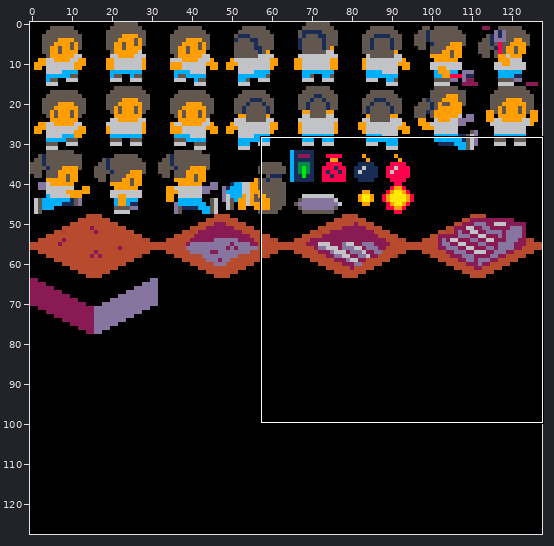
Edited in one commit: sprite sheet (p8csprite_player.png). The first picture is a wide view before the edit; the outline marks the close-up.
Close-up. Before:
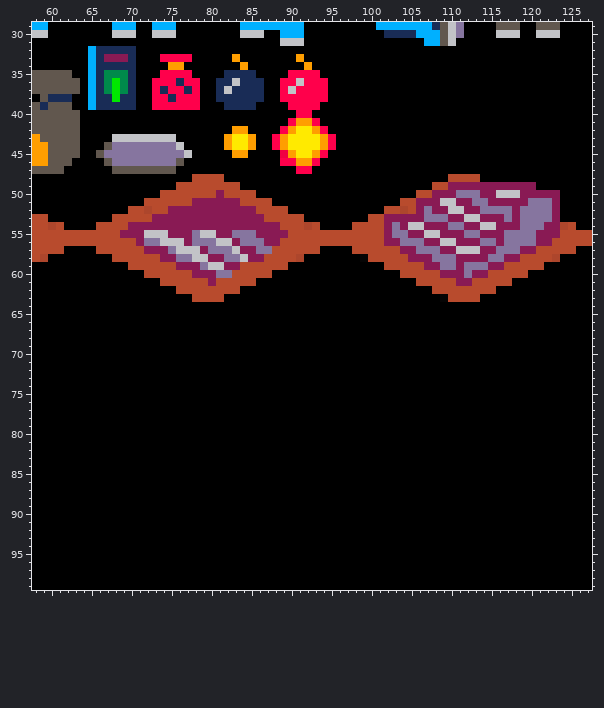
The file is 128x128 pixels. Colours within 5 levels of each other are drawn and written as one. Shown: x 58..127, y 29..99. The commit also changed other parts of the picture, which this record leaves out.
New version:
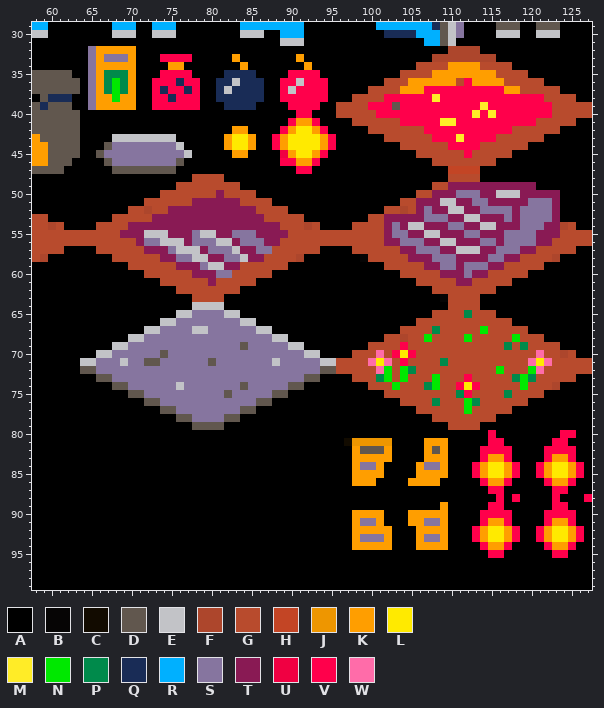
Palette (. is transparent): A #000000  B #060505  C #120b00  D #61574e  E #c2c3c7  F #ad462c  G #b84b2d  H #c34525  J #ee9600  K #ff9e00  L #ffea00  M #ffec27  N #00e800  P #008a4b  Q #192c56  R #00b0ff  S #86759f  T #891a54  U #f00042  V #ff004b  W #ff6ca9
The edit:
y 32: x 65..70 RQQQQQ -> SKKKKK; x 110..113 AAAA -> FFFF
y 33: x 65..70 RQTTTQ -> SKSSSK; x 108..115 AAAAAAAA -> FFFFFFFF
y 34: x 65..70 RQQQQQ -> SKKKKK; x 106..117 AAAAAAAAAAAA -> GGGGKKKKGGGG
y 35: x 65..66 RQ -> SK; x 70 Q -> K; x 104..119 AAAAAAAAAAAAAAAA -> GGGGKKKKKKKKGGGG
y 36: x 65..66 RQ -> SK; x 70 Q -> K; x 102..121 AAAAAAAAAAAAAAAAAAAA -> GGGKKKKKKGVKKKKGGGGG
y 37: x 65..66 RQ -> SK; x 70 Q -> K; x 100..123 AAAAAAAAAAAAAAAAAAAAAAAA -> GGGGKKKVVVVVVVVVVKKGGGGG
y 38: x 65..67 RQQ -> SKK; x 69..70 QQ -> KK; x 98..125 AAAAAAAAAAAAAAAAAAAAAAAAAAAA -> GGGGVVVVVVMVVVVVVVVVVVVVGGGG
y 39: x 65..70 RQQQQQ -> SKKKKK; x 96..127 AAAAAAAAAAAAAAAAAAAAAAAAAAAAAAAA -> GGGGVVVDVVVVVVVVVVMVVVVVVVVGGGGG
y 40: x 96..127 AAAAAAAAAAAAAAAAAAAAAAAAAAAAAAAA -> GGGGGVVVVVVVVVVVVMVMVVVVVVVGGGGG
y 41: x 98..125 AAAAAAAAAAAAAAAAAAAAAAAAAAAA -> GGGGGGVVVVVMMVVVVVVVVVVGGGGG
y 42: x 100..123 AAAAAAAAAAAAAAAAAAAAAAAA -> GGGGGGGVVVVVVVVVVVGGGGGG
y 43: x 102..121 AAAAAAAAAAAAAAAAAAAA -> GGGGGGVVVMVVVVGGGGGG
y 44: x 104..119 AAAAAAAAAAAAAAAA -> GGGGGGVVVVGGGGGG
y 45: x 106..117 AAAAAAAAAAAA -> GGGGGGVGGGGG
y 46: x 108..115 AAAAAAAA -> GGGGGGGG
y 47: x 110..113 AAAA -> HHHH
y 64: x 78..81 AAAA -> EEEE; x 110..113 AAAA -> GGGG
y 65: x 76..83 AAAAAAAA -> EESSSSEE; x 108..115 AAAAAAAA -> GGGGPGGG
y 66: x 74..85 AAAAAAAAAAAA -> EESSSSSSSSEE; x 106..117 AAAAAAAAAAAA -> GGGGGGGGGGGG
y 67: x 72..87 AAAAAAAAAAAAAAAA -> EESSSSEESSSSSSEE; x 104..119 AAAAAAAAAAAAAAAA -> GGGGPGGGGGNGGGGG
y 68: x 70..89 AAAAAAAAAAAAAAAAAAAA -> EESSSSSSSSSSSSSSSSEE; x 102..121 AAAAAAAAAAAAAAAAAAAA -> GGFGGNGGGGNGGGGGNGGG
y 69: x 68..91 AAAAAAAAAAAAAAAAAAAAAAAA -> EESSSSSSSSSSSSSSDSSSSSEE; x 100..123 AAAAAAAAAAAAAAAAAAAAAAAA -> GGGGVGGGGGGGGGGGGPGPGGGG
y 70: x 66..93 AAAAAAAAAAAAAAAAAAAAAAAAAAAA -> EESSSSSSDSSSSSSSSSSSSSSSSSEE; x 98..125 AAAAAAAAAAAAAAAAAAAAAAAAAAAA -> GGGWGVLVGGGGGGGGGGGGGGGWGGFG
y 71: x 64..127 AAAAAAAAAAAAAAAAAAAAAAAAAAAAAAAAAAAAAAAAAAAAAAAAAAAAAAAAAAAAAAAA -> EESSSESSDDSSSSSSDSSSSSSSESSSSSEEGGGGWLWGVGGGGPGGGGGGGGGGWLWGGGGG
y 72: x 64..127 AAAAAAAAAAAAAAAAAAAAAAAAAAAAAAAAAAAAAAAAAAAAAAAAAAAAAAAAAAAAAAAA -> DDSSSSSSSSSSSSSSSSSSSSSSSSSSSSDDGGGGGWNGNPGGGGGGGGGGNGGGNWGGGGGG
y 73: x 66..93 AAAAAAAAAAAAAAAAAAAAAAAAAAAA -> DDSSSSSSSSSSSSSSSSSSSSSSSSDD; x 98..125 AAAAAAAAAAAAAAAAAAAAAAAAAAAA -> GGGPNGNGGGNGGGVGGGGGPNPGGGGG
y 74: x 68..91 AAAAAAAAAAAAAAAAAAAAAAAA -> DDSSSSSSESSSSSSSDSSSSSDD; x 100..123 AAAAAAAAAAAAAAAAAAAAAAAA -> GGGNGGGPNGGVLVGGGGGNGGGF
y 75: x 70..89 AAAAAAAAAAAAAAAAAAAA -> DDSSSSSSSSSSDSSSSSDD; x 102..121 AAAAAAAAAAAAAAAAAAAA -> GGGGGGGGGPVGGGGPGGGG
y 76: x 72..87 AAAAAAAAAAAAAAAA -> DDSSSSSSSSSSSSDD; x 104..119 AAAAAAAAAAAAAAAA -> GGGGPGGGNPGGGGGG
y 77: x 74..85 AAAAAAAAAAAA -> DDSSSSSSSSDD; x 106..117 AAAAAAAAAAAA -> GGGGGGNGGGGG
y 78: x 76..83 AAAAAAAA -> DDSSSSDD; x 108..115 AAAAAAAA -> GGGGGGGG
y 79: x 78..81 AAAA -> DDDD; x 110..113 AAAA -> GGGG
y 80: x 115 A -> V; x 124..125 AA -> VV
y 81: x 97..102 AAAAAA -> CJJJJJ; x 107..109 AAA -> KKK; x 115..116 AA -> VV; x 123..124 AA -> VV
y 82: x 98..102 AAAAA -> KDDDK; x 107..109 AAA -> KDK; x 114..117 AAAA -> VVVV; x 122..125 AAAA -> VVVV
y 83: x 98..102 AAAAA -> KKKKK; x 107..109 AAA -> KKK; x 114..117 AAAA -> VKKV; x 122..125 AAAA -> VKKV
y 84: x 98..101 AAAA -> KSSK; x 106..109 AAAA -> KSSK; x 113..118 AAAAAA -> VKLLKV; x 121..126 AAAAAA -> VKLLKV
y 85: x 98..101 AAAA -> KKKK; x 106..109 AAAA -> KKKK; x 113..118 AAAAAA -> VKLLKV; x 121..126 AAAAAA -> VKLLKV
y 86: x 98..100 AAA -> KKK; x 105..108 AAAA -> KKKK; x 114..117 AAAA -> VKKV; x 122..125 AAAA -> VKKV
y 87: x 115..116 AA -> VV; x 123..124 AA -> VV
y 88: x 116 A -> V; x 118 A -> V; x 123 A -> V; x 127 A -> V
y 89: x 109 A -> K; x 115..116 AA -> VV; x 123..124 AA -> VV
y 90: x 98..101 AAAA -> KKKK; x 105..109 AAAAA -> KKKKK; x 114..117 AAAA -> VVVV; x 122..125 AAAA -> VVVV
y 91: x 98..101 AAAA -> KSSK; x 105..109 AAAAA -> KKSSK; x 114..117 AAAA -> VKKV; x 122..125 AAAA -> VKKV
y 92: x 98..102 AAAAA -> KKKKK; x 106..109 AAAA -> KKKK; x 113..118 AAAAAA -> VKLLKV; x 121..126 AAAAAA -> VKLLKV
y 93: x 98..102 AAAAA -> KSSSK; x 106..109 AAAA -> KSSK; x 113..118 AAAAAA -> VKLLKV; x 121..126 AAAAAA -> VKLLKV
y 94: x 98..102 AAAAA -> KKKKK; x 106..109 AAAA -> KKKK; x 114..117 AAAA -> VKKV; x 122..125 AAAA -> VKKV
y 95: x 115..116 AA -> VV; x 123..124 AA -> VV
